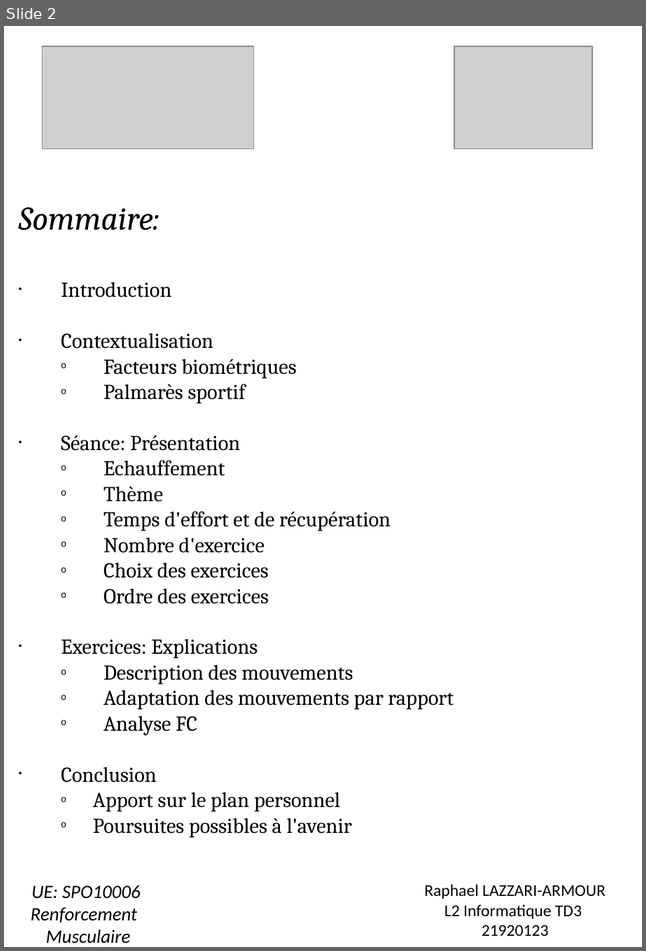
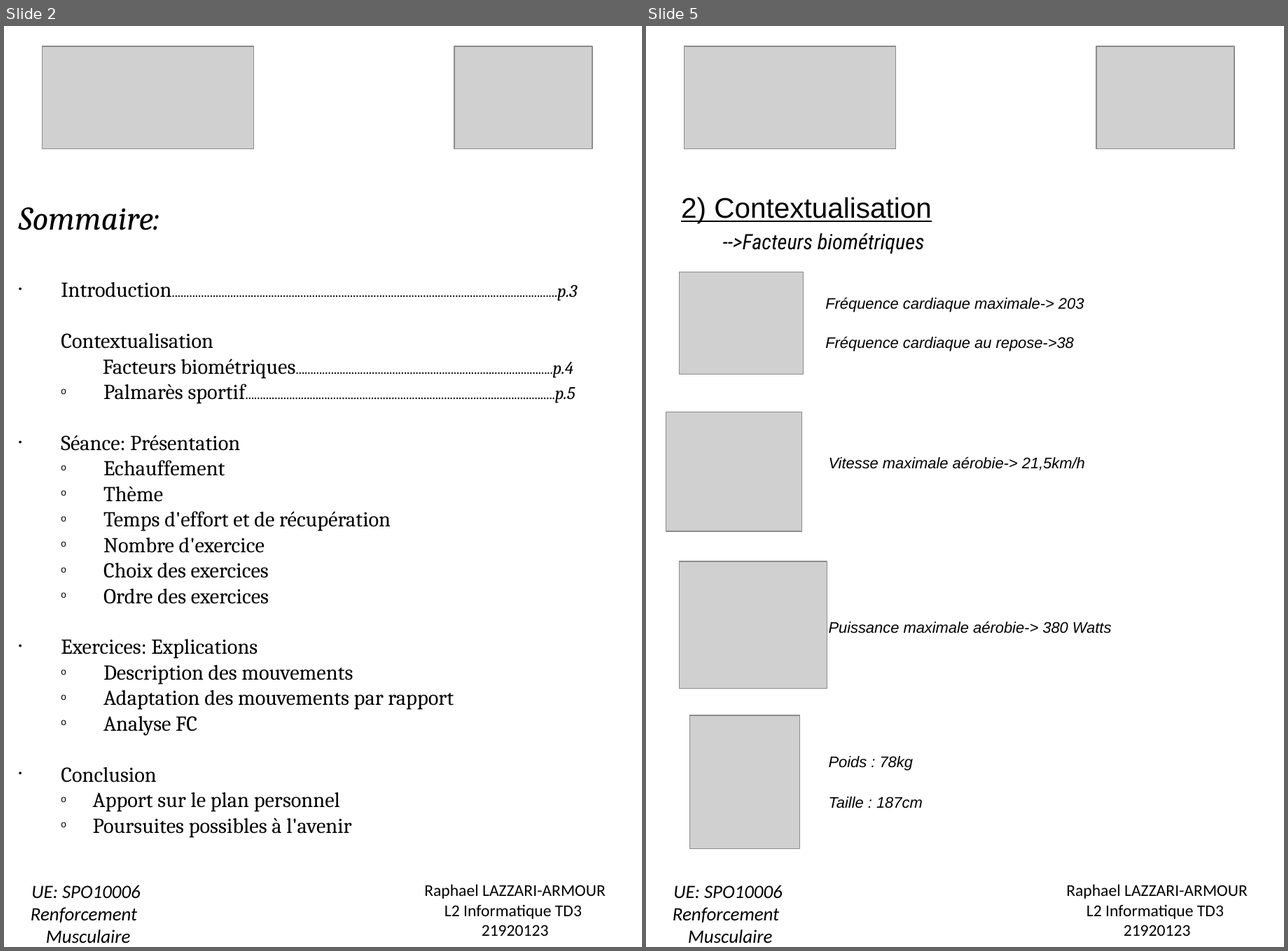
Before and after one commit to Raphael78000/Licence2_UVSQ, a slide deck: MUSCULATION/Dossier_renfo_muscu.ppt. Shown side by side, each under a label of ours: slide 2 before the commit, slides 2 and 5 after it; the slides between them are not shown. The pictures are 646x951 and 1288x951 pixels, drawn with LibreOffice and Linux fonts; fonts in the diff are those of the drawing; grey boxes stand for pictures. Boxes give left, top, right and bottom in pixels: in the first picture for what was removed or moved away, otherwise in the second. Text is boxed around its words. In the diff, an @@ line names an element or a change of style, - is before the commit and + after.

```diff
--- a/MUSCULATION/Dossier_renfo_muscu.ppt
+++ b/MUSCULATION/Dossier_renfo_muscu.ppt
@@ slide 5 added at <box>646,26,1284,947</box>, background #FFFFFF @@
@@ picture added at <box>684,46,896,148</box> @@
@@ picture added at <box>1096,46,1233,149</box> @@
@@ text added at <box>681,197,932,254</box>, 18 pt, text #000000, italic @@
+2) Contextualisation
+-->Facteurs biométriques
@@ picture added at <box>679,272,802,374</box> @@
@@ text added at <box>825,297,1084,352</box>, 13 pt, text #000000, italic @@
+Fréquence cardiaque maximale-> 203
+Fréquence cardiaque au repose->38
@@ picture added at <box>666,412,801,532</box> @@
@@ text added at <box>829,456,1085,470</box>, 13 pt, text #000000, italic @@
+Vitesse maximale aérobie-> 21,5km/h
@@ picture added at <box>679,562,827,689</box> @@
@@ text added at <box>829,621,1111,634</box>, 13 pt, text #000000, italic @@
+Puissance maximale aérobie-> 380 Watts
@@ picture added at <box>689,716,800,849</box> @@
@@ text added at <box>829,756,922,809</box>, 13 pt, text #000000, italic @@
+Poids : 78kg
+Taille : 187cm
@@ text added at <box>673,885,782,944</box>, 16 pt, text #000000, italic @@
+UE: SPO10006
+Renforcement
+Musculaire
@@ text added at <box>1066,884,1247,936</box>, 14 pt, text #000000 @@
+Raphael LAZZARI-ARMOUR
+L2 Informatique TD3
+21920123
@@ slide 2 changed as well @@
@@ text at <box>19,207,453,837</box>: bullet • to none; indent changed @@
@@ text at <box>61,282,577,301</box>: text changed; size 18 to 12 pt @@
-• Introduction
+• Introduction....................................................................................................................................p.3
@@ text at <box>103,358,575,404</box>: text changed; size 18 to 12 pt @@
-  o Facteurs biométriques
-  o Palmarès sportif
+Facteurs biométriques........................................................................................p.4
+  o Palmarès sportif..........................................................................................................p.5
```
Also in this commit, not shown: 1 other slide changed, 1 other slide added, 1 other file.
